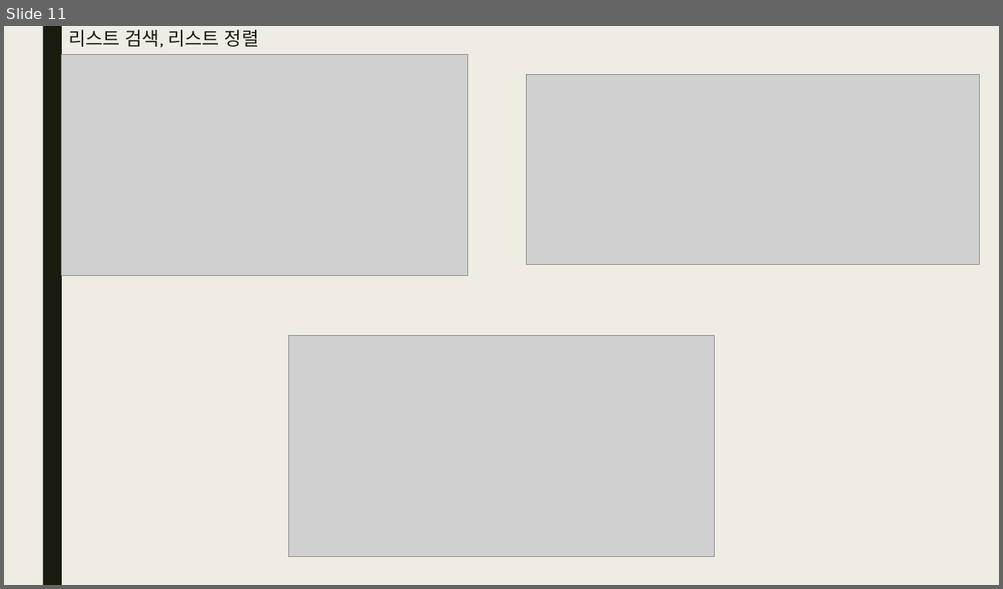
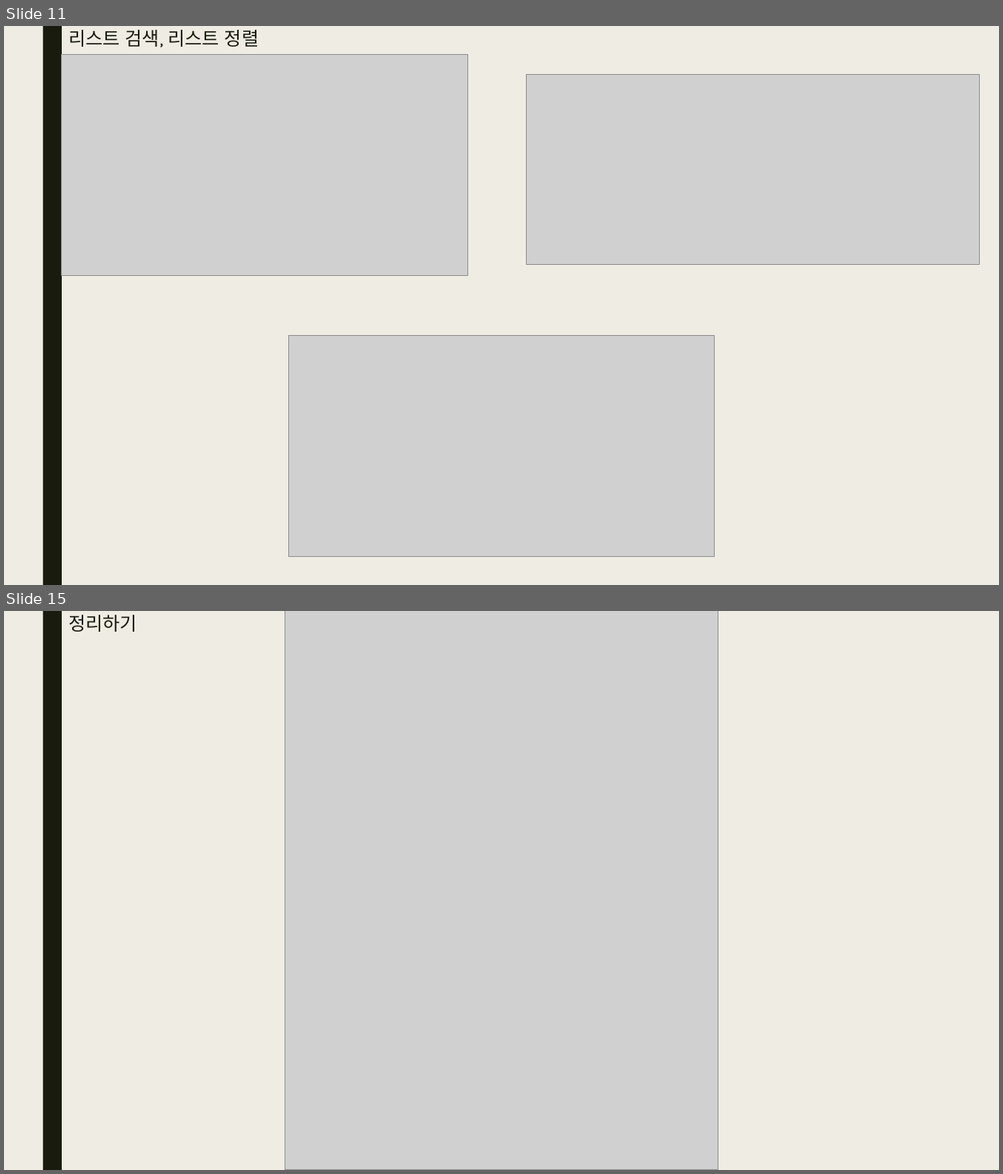
Before and after one commit to bino0130/politec-python, a slide deck: 파이썬 과제/파이썬 8강 과제 남정현.pptx. Shown one above the other, each under a label of ours: slide 11 before the commit, slides 11 and 15 after it; the slides between them are not shown. The pictures are 1003x589 and 1003x1174 pixels, drawn with LibreOffice and Linux fonts; fonts in the diff are those of the drawing; grey boxes stand for pictures. Boxes give left, top, right and bottom in pixels: in the first picture for what was removed or moved away, otherwise in the second. Text is boxed around its words. In the diff, an @@ line names an element or a change of style, - is before the commit and + after.

```diff
--- a/파이썬 과제/파이썬 8강 과제 남정현.pptx
+++ b/파이썬 과제/파이썬 8강 과제 남정현.pptx
@@ slide 15 added at [4, 611, 999, 1170], background #EFEDE3; not listed: 1 template element that a slide beside it also shows @@
@@ title added at [68, 615, 137, 632], 18 pt, text #191B0E @@
+정리하기
@@ picture added at [284, 611, 718, 1170] @@
```
Also in this commit, not shown: 3 other slides added, 9 slides removed.
